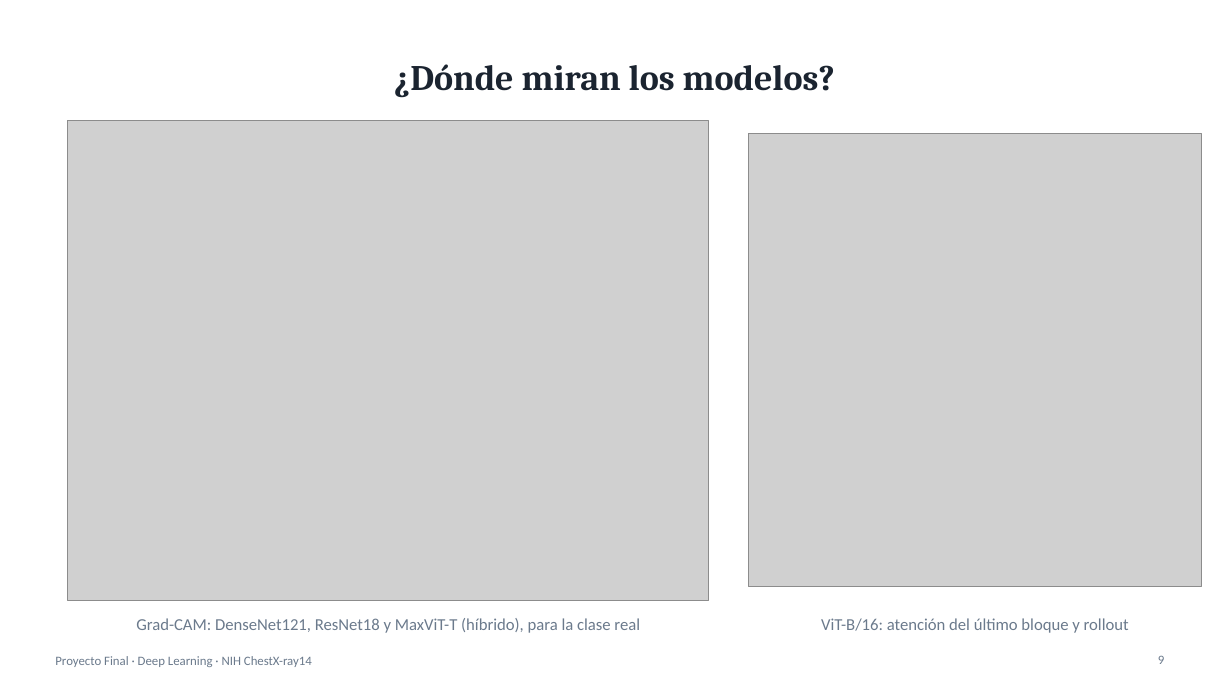
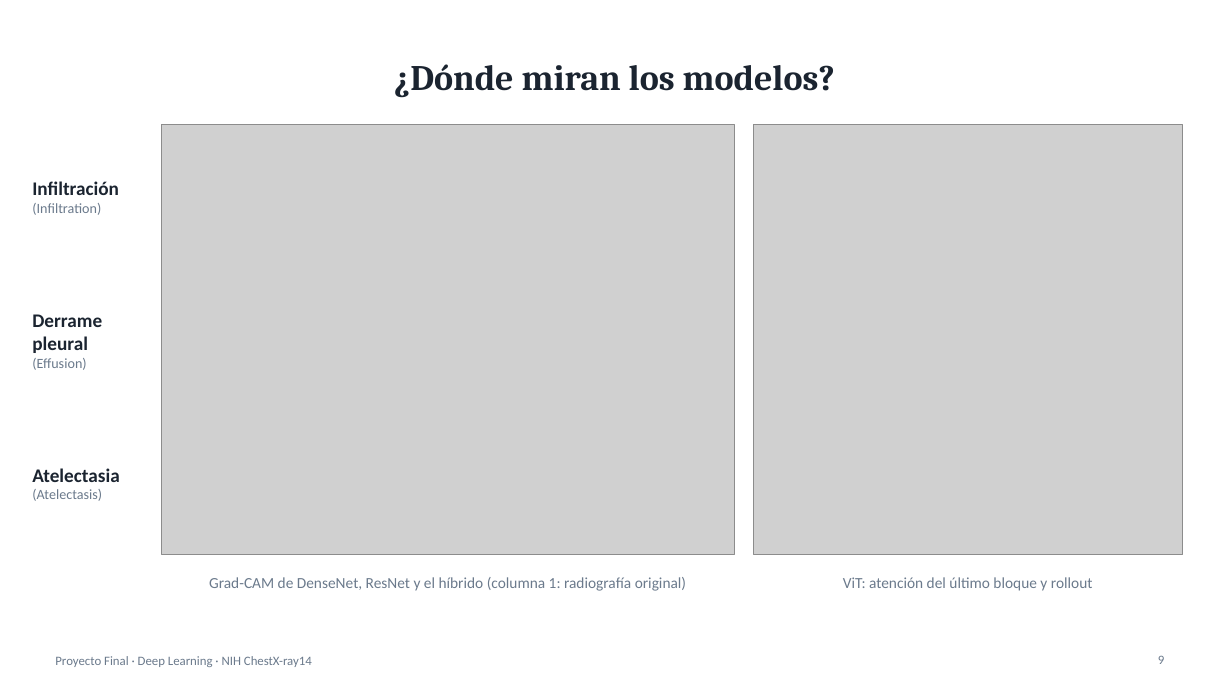
Before and after one commit to alfredogallegosmtr-sys/proyecto-final-dl-radiologia, a slide deck: slide 9 of slides/presentacion_final.pptx. Drawn at 1232x693 pixels with LibreOffice and Linux fonts; fonts in the diff are those of the drawing; grey boxes stand for pictures. Boxes give left, top, right and bottom in pixels: in the first picture for what was removed or moved away, otherwise in the second. Text is boxed around its words. In the diff, an @@ line names an element or a change of style, - is before the commit and + after.

```diff
--- a/slides/presentacion_final.pptx
+++ b/slides/presentacion_final.pptx
@@ picture: place and size @@
-picture at bbox=[67, 120, 708, 601]
+picture at bbox=[162, 125, 735, 555]
@@ picture: place and size @@
-picture at bbox=[749, 134, 1202, 587]
+picture at bbox=[753, 125, 1183, 555]
@@ text added at bbox=[32, 181, 119, 215], 11 pt, text #6B7A8C @@
+Infiltración
+(Infiltration)
@@ text added at bbox=[32, 314, 102, 370], 15 pt, text #1B2430, bold @@
+Derrame pleural
+(Effusion)
@@ text added at bbox=[32, 468, 119, 501], 11 pt, text #6B7A8C @@
+Atelectasia
+(Atelectasis)
@@ text added at bbox=[209, 577, 686, 591], 12 pt, text #6B7A8C @@
+Grad-CAM de DenseNet, ResNet y el híbrido (columna 1: radiografía original)
@@ text at bbox=[843, 577, 1093, 591]: text changed; size 13 to 12 pt @@
-ViT-B/16: atención del último bloque y rollout
+ViT: atención del último bloque y rollout
@@ text removed at bbox=[136, 618, 640, 633] @@
-Grad-CAM: DenseNet121, ResNet18 y MaxViT-T (híbrido), para la clase real
```
Also in this commit, not shown: 3 other files.
